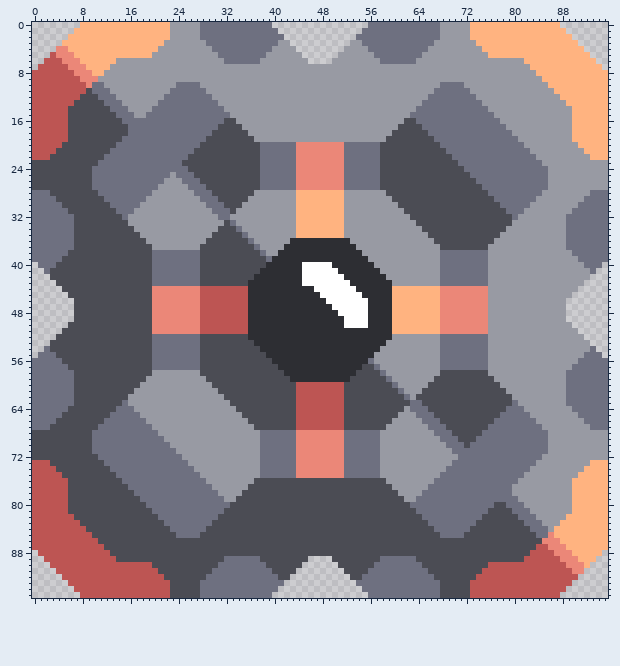
Sprite sheet: assets/sprites/blocks/production/neoplasmReverse.png. Above: the version before the commit.
The file is 96x96 pixels.
After:
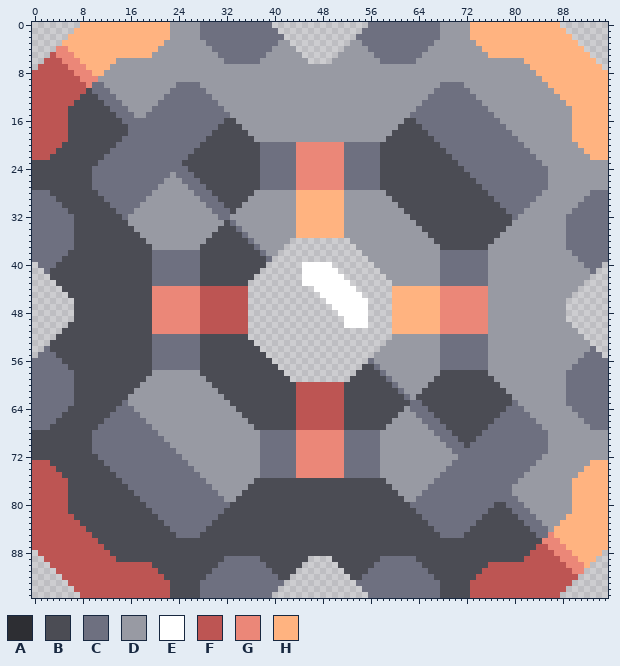
Palette (. is transparent): A #2d2e33  B #4b4c54  C #6e7080  D #989aa3  E #ffffff  F #bd5553  G #eb8778  H #ffb380
From old to new:
@@ x 34..61 @@
 35 BCDDDDDDDDHHHHHHHHDDDDDDDDDD
-36 BBCDDDDDDAAAAAAAAAADDDDDDDDD
-37 BBBCDDDDAAAAAAAAAAAADDDDDDDD
-38 BBBBCDDAAAAAAAAAAAAAADDDDDDD
-39 BBBBBCAAAAAAAAAAAAAAAADDDDDD
-40 BBBBBAAAAAAEEEEEAAAAAAADDDDD
-41 BBBBAAAAAAAEEEEEEAAAAAAADDDD
-42 BBBAAAAAAAAEEEEEEEAAAAAAADDD
-43 BBAAAAAAAAAEEEEEEEEAAAAAAADD
-44 FFAAAAAAAAAAAEEEEEEEAAAAAAHH
-45 FFAAAAAAAAAAAAEEEEEEEAAAAAHH
-46 FFAAAAAAAAAAAAAEEEEEEEAAAAHH
-47 FFAAAAAAAAAAAAAAEEEEEEAAAAHH
-48 FFAAAAAAAAAAAAAAAEEEEEAAAAHH
-49 FFAAAAAAAAAAAAAAAAEEEEAAAAHH
-50 FFAAAAAAAAAAAAAAAAEEEEAAAAHH
-51 FFAAAAAAAAAAAAAAAAAAAAAAAAHH
-52 BBAAAAAAAAAAAAAAAAAAAAAAAADD
-53 BBBAAAAAAAAAAAAAAAAAAAAAADDD
-54 BBBBAAAAAAAAAAAAAAAAAAAADDDD
-55 BBBBBAAAAAAAAAAAAAAAAAADDDDD
-56 BBBBBBAAAAAAAAAAAAAAAACDDDDD
-57 BBBBBBBAAAAAAAAAAAAAABBCDDDD
-58 BBBBBBBBAAAAAAAAAAAABBBBCDDD
-59 BBBBBBBBBAAAAAAAAAABBBBBBCDD
+36 BBCDDDDDD..........DDDDDDDDD
+37 BBBCDDDD............DDDDDDDD
+38 BBBBCDD..............DDDDDDD
+39 BBBBBC................DDDDDD
+40 BBBBB......EEEEE.......DDDDD
+41 BBBB.......EEEEEE.......DDDD
+42 BBB........EEEEEEE.......DDD
+43 BB.........EEEEEEEE.......DD
+44 FF...........EEEEEEE......HH
+45 FF............EEEEEEE.....HH
+46 FF.............EEEEEEE....HH
+47 FF..............EEEEEE....HH
+48 FF...............EEEEE....HH
+49 FF................EEEE....HH
+50 FF................EEEE....HH
+51 FF........................HH
+52 BB........................DD
+53 BBB......................DDD
+54 BBBB....................DDDD
+55 BBBBB..................DDDDD
+56 BBBBBB................CDDDDD
+57 BBBBBBB..............BBCDDDD
+58 BBBBBBBB............BBBBCDDD
+59 BBBBBBBBB..........BBBBBBCDD
 60 BBBBBBBBBBFFFFFFFFBBBBBBBBCD
Where, in picture pixels (left, top, right, bottom), the same in both pictures:
erased: (248, 238, 392, 382)
